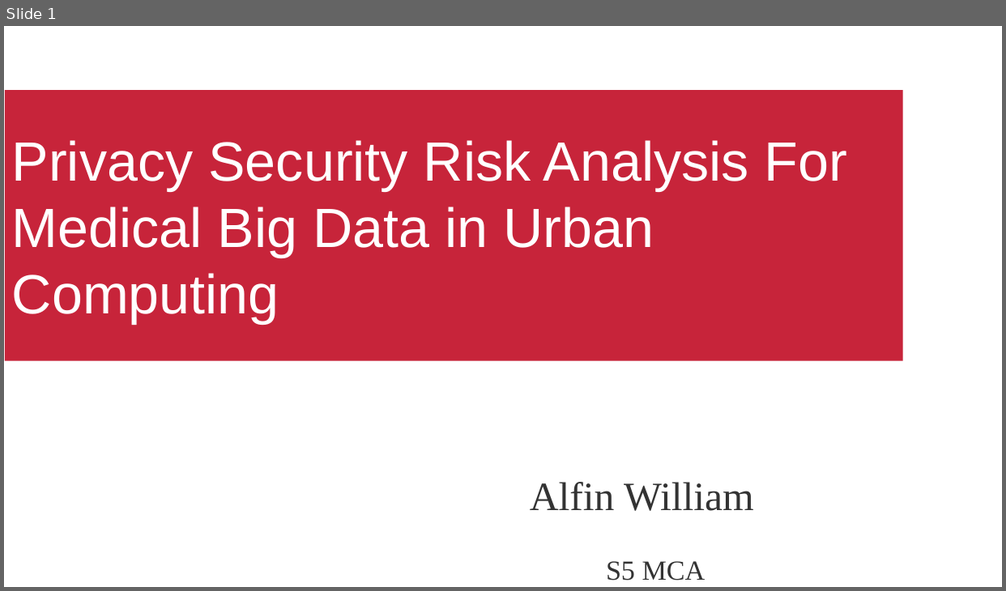
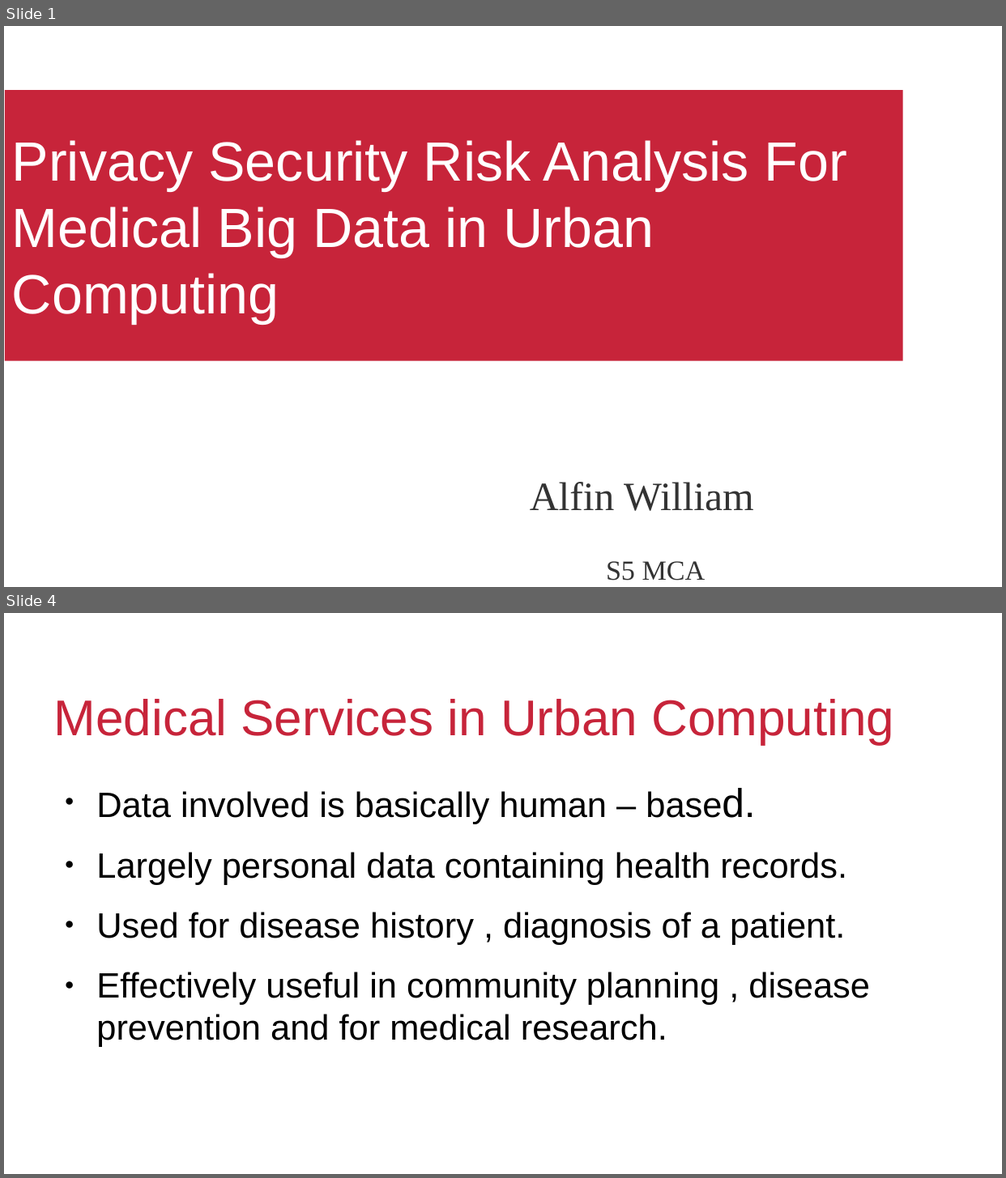
Before and after one commit to alfinwilliam/S5MCA_Seminar_Report, a slide deck: seminar.odp. Shown one above the other, each under a label of ours: slide 1 before the commit, slides 1 and 4 after it; the slides between them are not shown. The pictures are 1006x591 and 1006x1178 pixels, drawn with LibreOffice and Linux fonts; fonts in the diff are those of the drawing; background and template pictures are left out. Boxes give left, top, right and bottom in pixels: in the first picture for what was removed or moved away, otherwise in the second. Text is boxed around its words. In the diff, an @@ line names an element or a change of style, - is before the commit and + after.

```diff
--- a/seminar.odp
+++ b/seminar.odp
@@ slide 4 added at bbox=[4, 613, 1002, 1174], background #FFFFFF @@
@@ title added at bbox=[54, 699, 894, 745], 40 pt, text #C7243A @@
+Medical Services in Urban Computing
@@ text added at bbox=[96, 791, 870, 1047], 28 pt, text #000000 @@
+● Data involved is basically human – based.
+● Largely personal data containing health records.
+● Used for disease history , diagnosis of a patient.
+● Effectively useful in community planning , disease prevention and for medical research.
@@ text added at bbox=[175, 1148, 408, 1174], 14 pt, text #FFFFFF @@
+<date/time>
@@ text added at bbox=[423, 1148, 739, 1174], 14 pt, text #FFFFFF @@
+<footer>
@@ page number added at bbox=[763, 1148, 995, 1174], 14 pt, text #FFFFFF @@
+4
```
Also in this commit, not shown: 7 other slides added, 4 slides removed.
